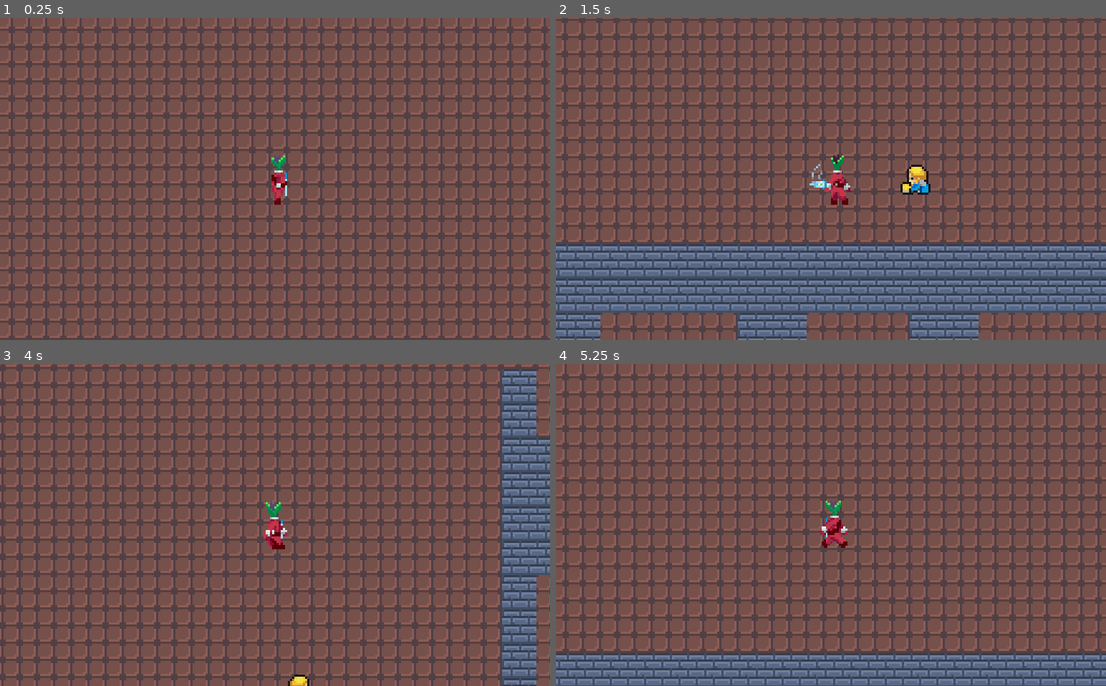
Above: before the commit, frames 1-4 (two rows, left to right).
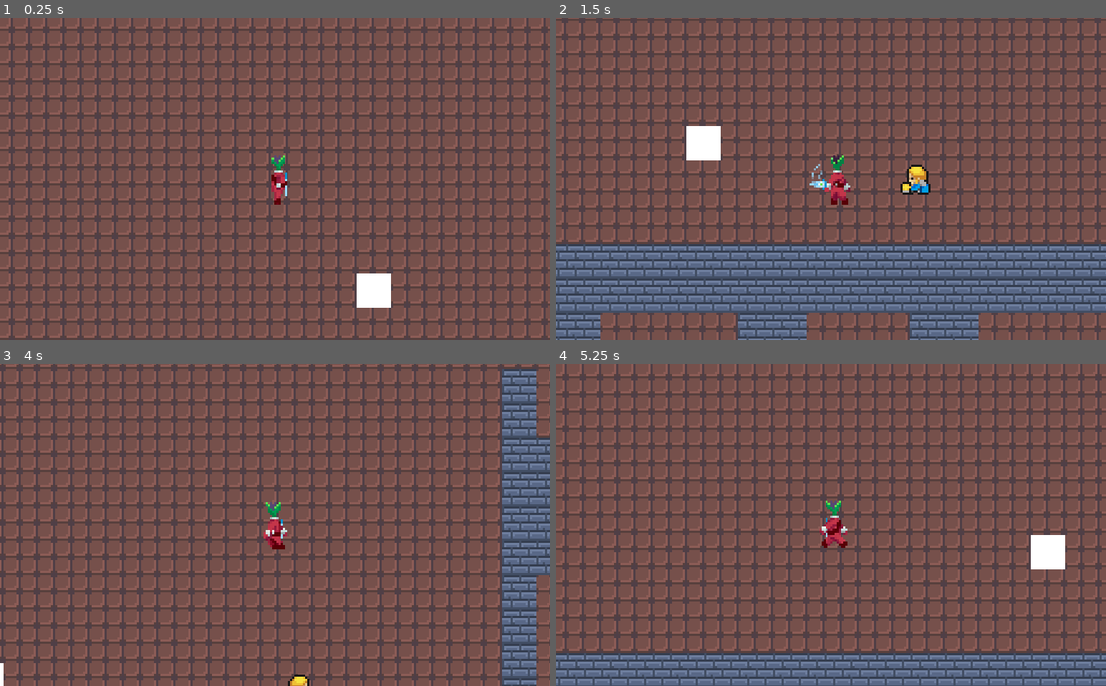
Above: after the commit, the same moments.

Repository: aayushrh/pikmin-Idea
Game: Godot game, scene res://World/World.tscn
The game is run twice, just before and just after one commit, with the same random seed, the same clock (stepped at 60 frames per second) and the same inputs.
Inputs (mouse positions are in pixels of both pictures, inside the frame that each line leads up to):
- Up to frame 1 (0.25 s): no input
- Up to frame 2 (1.5 s): tap Enter at 0.5 s; move the mouse to (952, 162) at 0.52 s; hold D (game_right) 0.53-1.28 s; click (952, 162) at 0.6 s; move the mouse to (721, 195) at 1.27 s; hold S (game_down) from 1.28 s (still down); tap Space (dash) at 1.35 s
- Up to frame 3 (4 s): move the mouse to (330, 454) at 2.02 s; release S (game_down) at 2.03 s; hold D (game_right) 2.03-2.78 s; right-click (330, 454) at 2.1 s; move the mouse to (247, 589) at 2.77 s; hold W (game_up) 2.78-3.53 s; tap - (zoom_in) at 2.85 s; move the mouse to (440, 573) at 3.52 s; hold A (game_left) from 3.53 s (still down); tap = (zoom_out) at 3.6 s
- Up to frame 4 (5.25 s): move the mouse to (666, 476) at 4.27 s; click (666, 476) at 4.35 s; move the mouse to (858, 525) at 5.02 s; release A (game_left) at 5.03 s; hold S (game_down) from 5.03 s (still down); tap Space (dash) at 5.1 s

The runs differ from the first frame. In frame 1, 0.7% of the frame differs, in the area x 64-72%, y 79-90%; in frame 2, 0.7%; in frame 3, less than 0.1%; in frame 4, 0.7%.

Commit message:
SlowDown

Diff:
--- a/Player.gd
+++ b/Player.gd
@@ -10,6 +10,8 @@
 export(float) var DASH_COOLDOWN = 1
 
 var can_dash = true
+
+var speedMult = 1
 
 var playerState = "Move"
 
@@ -77,6 +79,7 @@
 		aTree.set("parameters/Dash/blend_position", input_vector.x)
 		velocity += input_vector * ACCELERATION * delta
 		velocity.clamped(MAX_SPEED)
+		velocity *= speedMult
 	else:
 		state.travel("Idle")
 	velocity *= FRICTION
--- /dev/null
+++ b/World/Swampy.gd
@@ -0,0 +1,8 @@
+extends Node2D
+
+func _on_Area2D_body_entered(body):
+	body.speedMult = 0.5
+
+func _on_Area2D_body_exited(body):
+	body.speedMult = 1
+	print("yes")
--- /dev/null
+++ b/World/Swampy.tscn
@@ -0,0 +1,25 @@
+[gd_scene load_steps=3 format=2]
+
+[ext_resource path="res://World/Swampy.gd" type="Script" id=1]
+
+[sub_resource type="RectangleShape2D" id=1]
+extents = Vector2( 8, 8 )
+
+[node name="Swampy" type="Node2D"]
+script = ExtResource( 1 )
+
+[node name="ColorRect" type="ColorRect" parent="."]
+margin_left = -8.0
+margin_top = -8.0
+margin_right = 8.0
+margin_bottom = 8.0
+
+[node name="Area2D" type="Area2D" parent="."]
+collision_layer = 2
+collision_mask = 2
+
+[node name="CollisionShape2D" type="CollisionShape2D" parent="Area2D"]
+shape = SubResource( 1 )
+
+[connection signal="body_entered" from="Area2D" to="." method="_on_Area2D_body_entered"]
+[connection signal="body_exited" from="Area2D" to="." method="_on_Area2D_body_exited"]
--- a/World/World.tscn
+++ b/World/World.tscn
@@ -1,9 +1,10 @@
-[gd_scene load_steps=5 format=2]
+[gd_scene load_steps=6 format=2]
 
 [ext_resource path="res://Player/Player.tscn" type="PackedScene" id=1]
 [ext_resource path="res://World/TileSet.tres" type="TileSet" id=2]
 [ext_resource path="res://Enemy.tscn" type="PackedScene" id=3]
 [ext_resource path="res://World/Camera2D.gd" type="Script" id=4]
+[ext_resource path="res://World/Swampy.tscn" type="PackedScene" id=5]
 
 [node name="World" type="Node2D"]
 
@@ -38,3 +39,6 @@
 rotating = true
 current = true
 script = ExtResource( 4 )
+
+[node name="Swampy" parent="." instance=ExtResource( 5 )]
+position = Vector2( 160, 113 )
